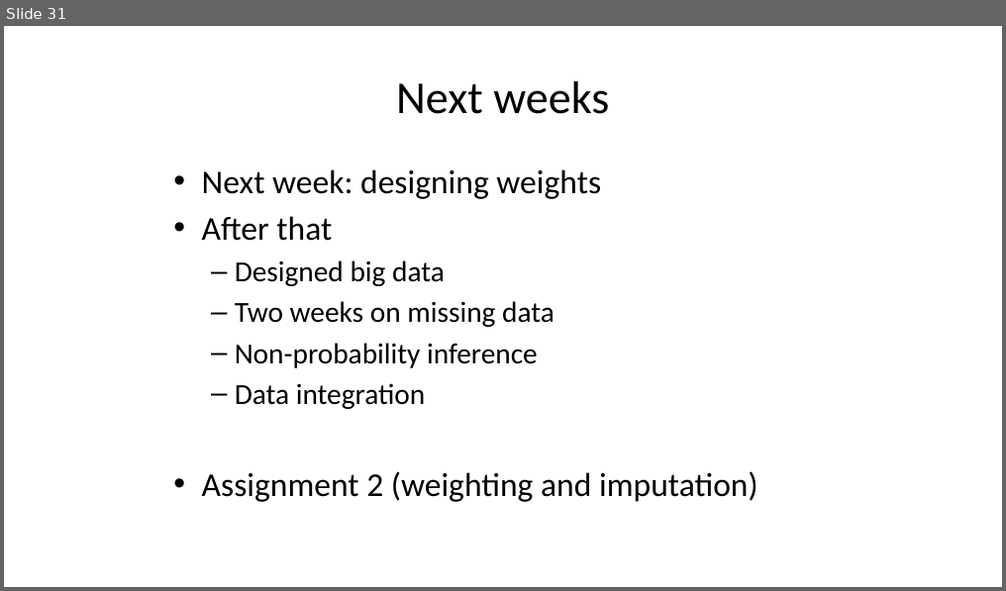
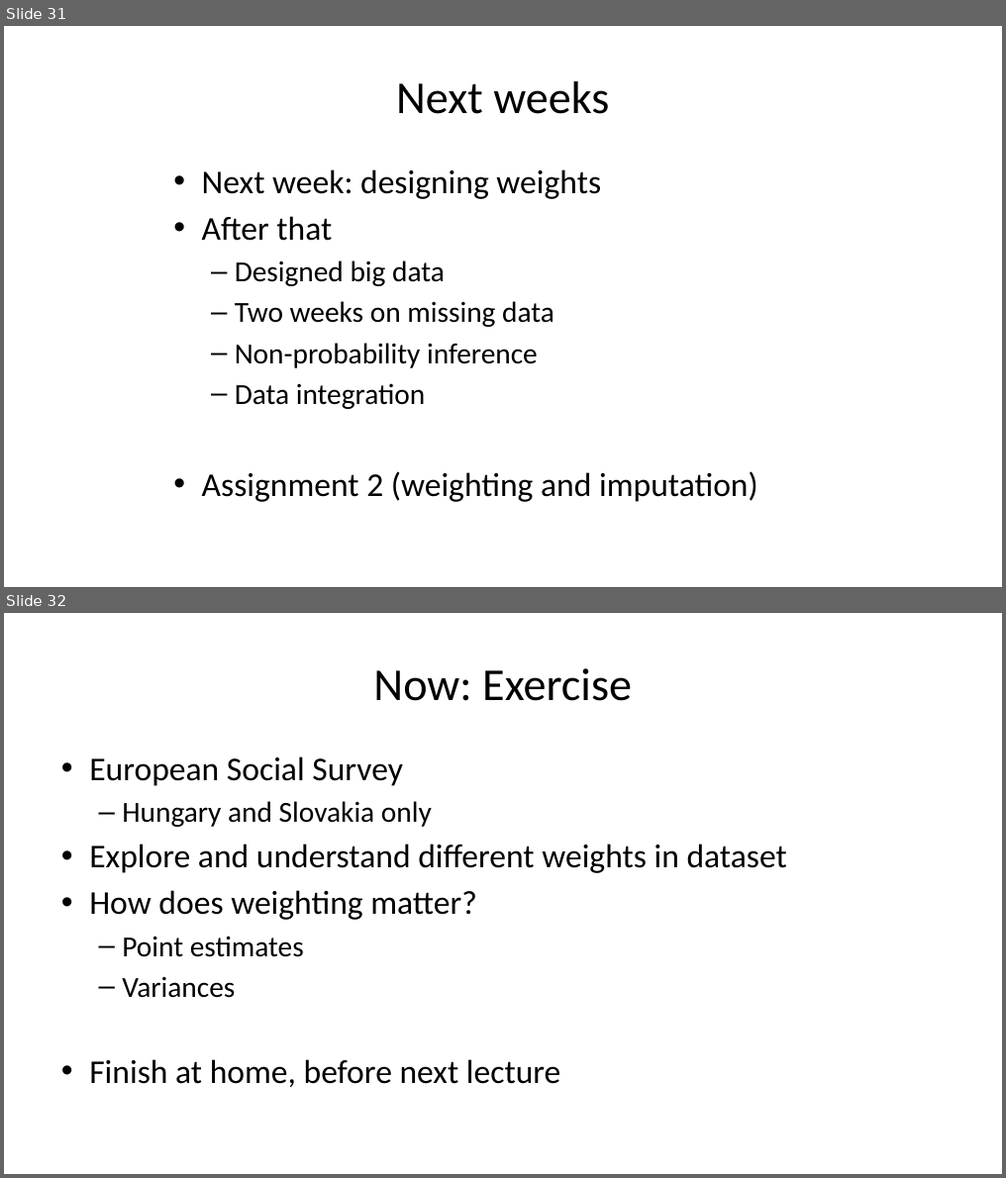
Before and after one commit to peterlugtig/peterlugtig.github.io, a slide deck: static/files/SDA/week8/lecture_week_8.pptx. Shown one above the other, each under a label of ours: slide 31 before the commit, slides 31 and 32 after it. The pictures are 1006x591 and 1006x1178 pixels, drawn with LibreOffice and Linux fonts; fonts in the diff are those of the drawing. Boxes give left, top, right and bottom in pixels: in the first picture for what was removed or moved away, otherwise in the second. Text is boxed around its words. In the diff, an @@ line names an element or a change of style, - is before the commit and + after.

```diff
--- a/static/files/SDA/week8/lecture_week_8.pptx
+++ b/static/files/SDA/week8/lecture_week_8.pptx
@@ slide 32 added at box(4, 613, 1002, 1174), background #FFFFFF @@
@@ title added at box(373, 668, 632, 701), 44 pt, text #000000 @@
+Now: Exercise
@@ text added at box(89, 757, 787, 1087), 32 pt, text #000000 @@
+• European Social Survey
+  – Hungary and Slovakia only
+• Explore and understand different weights in dataset
+• How does weighting matter?
+  – Point estimates
+  – Variances
+• Finish at home, before next lecture
```
Also in this commit, not shown: 1 slide changed, 9 other files.
